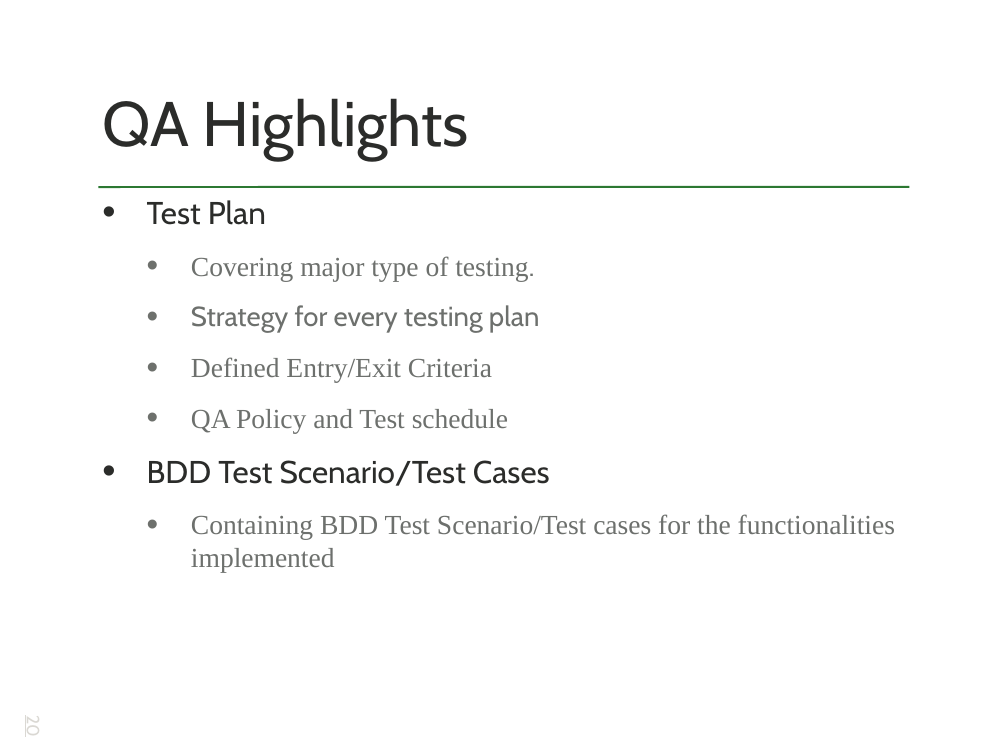
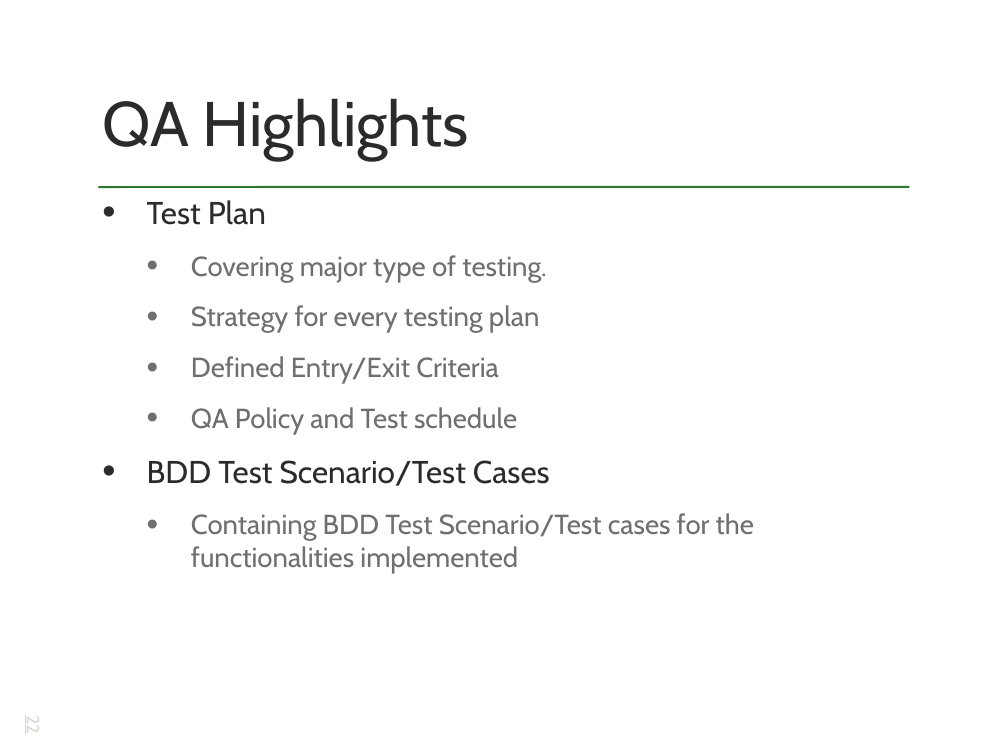
Before and after one commit to sunil311/EEJ1_Service_Platform, a slide deck: slide 22 of outsidewar/deliverables/EEteamJ1 Final Presentation.pptx (slide 20 before the commit). Drawn at 1008x756 pixels with LibreOffice and Linux fonts; fonts in the diff are those of the drawing. Boxes give left, top, right and bottom in pixels: in the first picture for what was removed or moved away, otherwise in the second. Text is boxed around its words. In the diff, an @@ line names an element or a change of style, - is before the commit and + after.

Commit message:
Commit final PPT

```diff
--- a/outsidewar/deliverables/EEteamJ1 Final Presentation.pptx
+++ b/outsidewar/deliverables/EEteamJ1 Final Presentation.pptx
@@ text at bbox=[191, 255, 754, 573]: font Times New Roman to Cabin in "Covering major type of testing.", "Defined Entry/Exit Criteria", "QA Policy and Test schedule", "Containing BDD Test Scenario/Test cases for the ..." @@
@@ page number at bbox=[22, 716, 44, 734]: text changed @@
-20
+22
```
Also in this commit, not shown: 1 other slide changed, 10 slides added.
